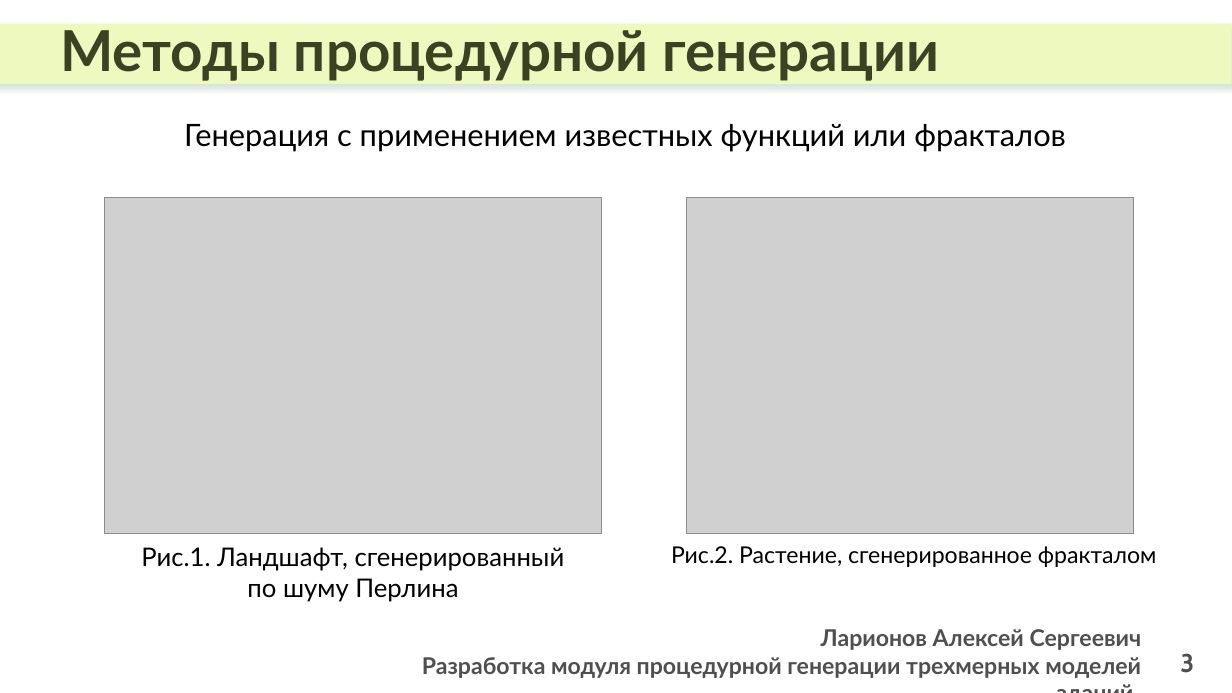
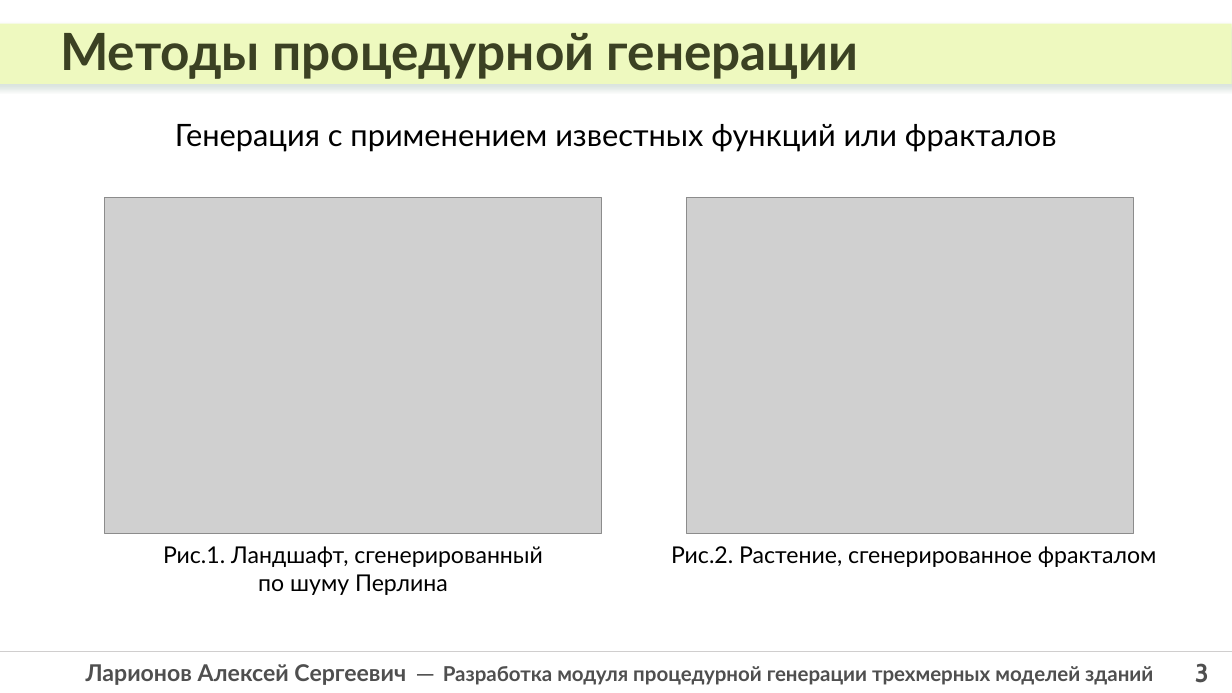
Before and after one commit to laralex/polytech-bachelor-thesis, a slide deck: slide 3 of defence/Ларионов_АС_ВКР_слайды.pptx. Drawn at 1232x693 pixels with LibreOffice and Linux fonts; fonts in the diff are those of the drawing; grey boxes stand for pictures. Boxes give left, top, right and bottom in pixels: in the first picture for what was removed or moved away, otherwise in the second. Text is boxed around its words. In the diff, an @@ line names an element or a change of style, - is before the commit and + after.

```diff
--- a/defence/Ларионов_АС_ВКР_слайды.pptx
+++ b/defence/Ларионов_АС_ВКР_слайды.pptx
@@ text "Методы процедурной генерации" at box(60, 33, 858, 79): size 44 to 40 pt @@
@@ text "Генерация с применением известных функций ...": place and size @@
-text "Генерация с применением известных функций ..." at box(184, 124, 1066, 152)
+text "Генерация с применением известных функций ..." at box(175, 124, 1057, 152)
@@ text "Генерация с применением известных функций ..." at box(175, 124, 1057, 152): alignment left to centre @@
@@ text "Рис.1. Ландшафт, сгенерированный": place and size @@
-text "Рис.1. Ландшафт, сгенерированный" at box(141, 547, 565, 602)
+text "Рис.1. Ландшафт, сгенерированный" at box(163, 546, 543, 595)
@@ text "Рис.1. Ландшафт, сгенерированный" at box(163, 546, 543, 595): size 20 to 18 pt @@
@@ line added from (0, 652) to (1232, 652), #D0CECE 1 pt @@
@@ page number: place and size @@
-page number at box(1180, 653, 1194, 673)
+page number at box(1195, 663, 1209, 683)
@@ page number at box(1195, 663, 1209, 683): alignment right to centre @@
@@ text at box(86, 664, 1153, 685): text changed; size 18 to 16 pt @@
-Ларионов Алексей Сергеевич
-Разработка модуля процедурной генерации трехмерных моделей зданий
+Ларионов Алексей Сергеевич ─ Разработка модуля процедурной генерации трехмерных моделей зданий
```
Also in this commit, not shown: 14 other slides changed, 1 slide added, 3 other files.
